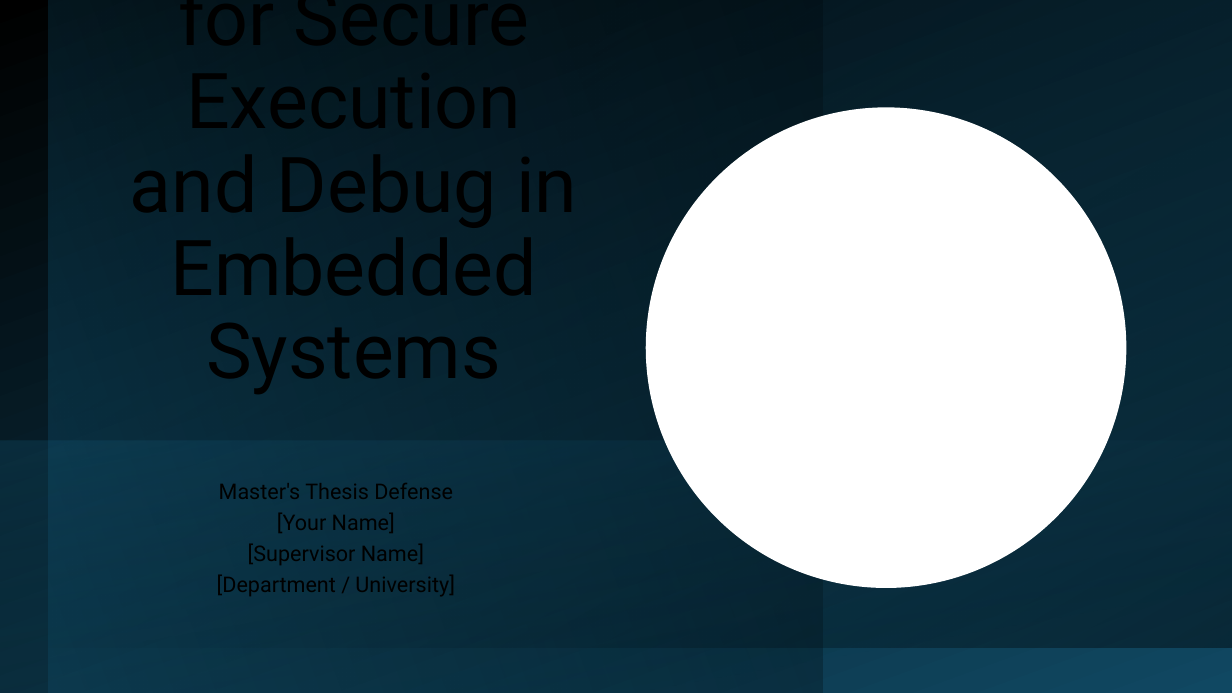
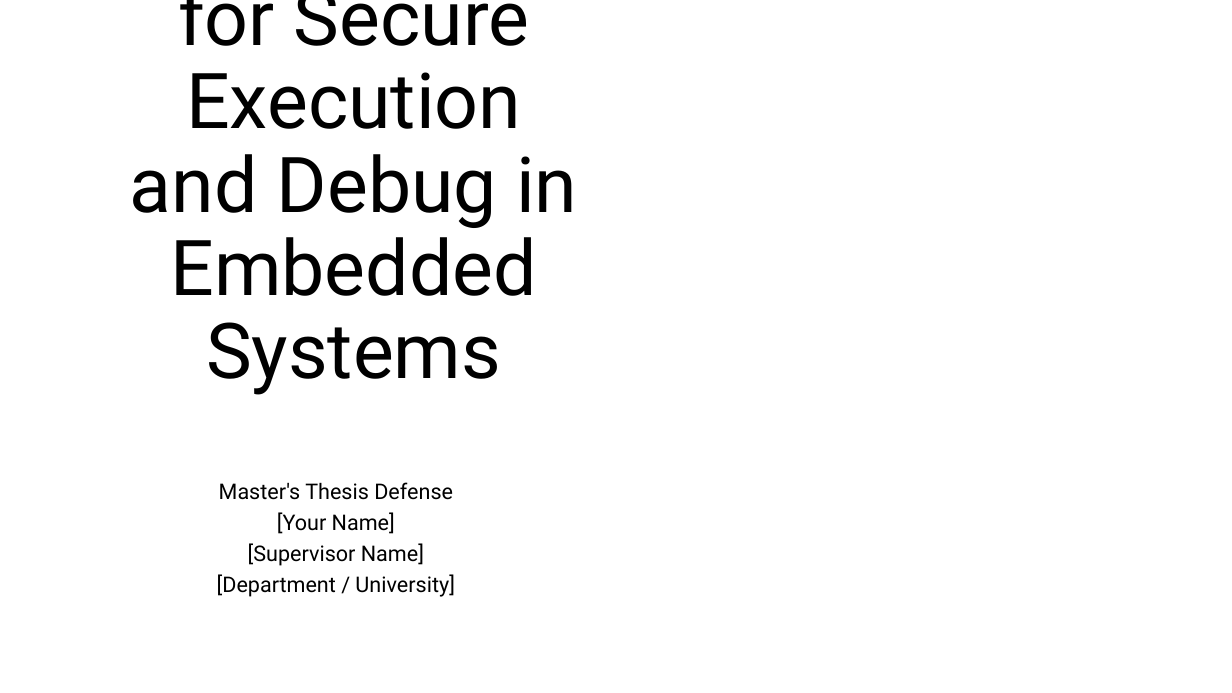
Before and after one commit to Maria618-hash/Ardiono-Alpha, a slide deck: slide 1 of thesis.pptx. Drawn at 1232x693 pixels with LibreOffice and Linux fonts; fonts in the diff are those of the drawing. Boxes give left, top, right and bottom in pixels: in the first picture for what was removed or moved away, otherwise in the second. Text is boxed around its words. In the diff, an @@ line names an element or a change of style, - is before the commit and + after.

```diff
--- a/thesis.pptx
+++ b/thesis.pptx
@@ rectangle removed at (0, 0, 1232, 693) @@
@@ rectangle removed at (49, 0, 823, 693) @@
@@ rectangle removed at (49, 0, 1232, 648) @@
@@ ellipse removed at (646, 107, 1127, 588) @@
@@ rectangle removed at (0, 439, 1232, 693) @@
```
Also in this commit, not shown: 24 other slides changed, 10 slides added, 10 slides removed.
